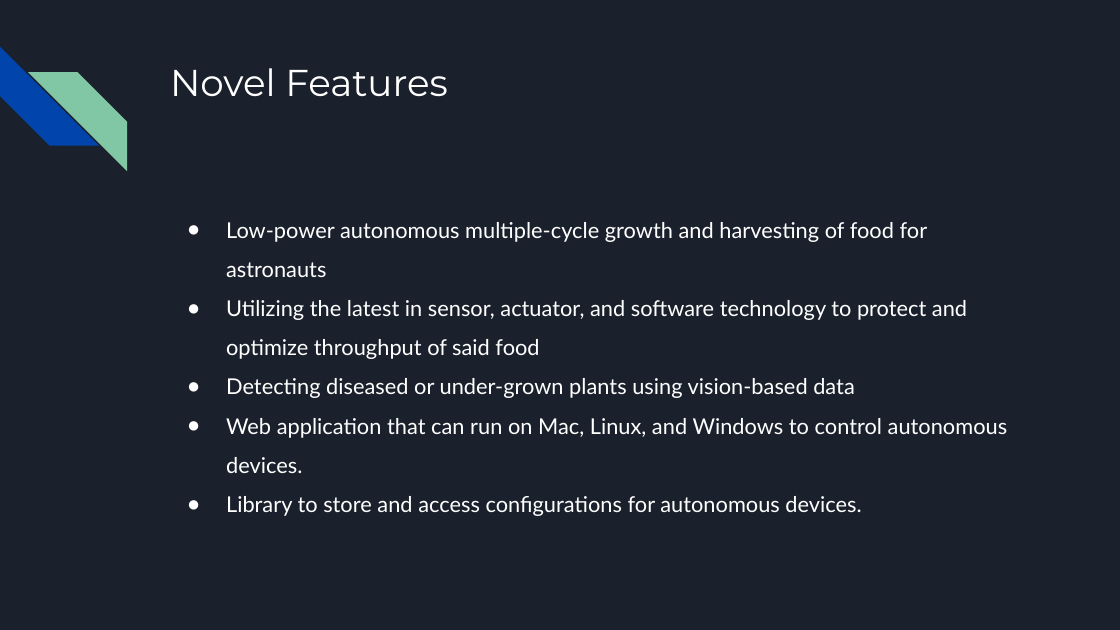
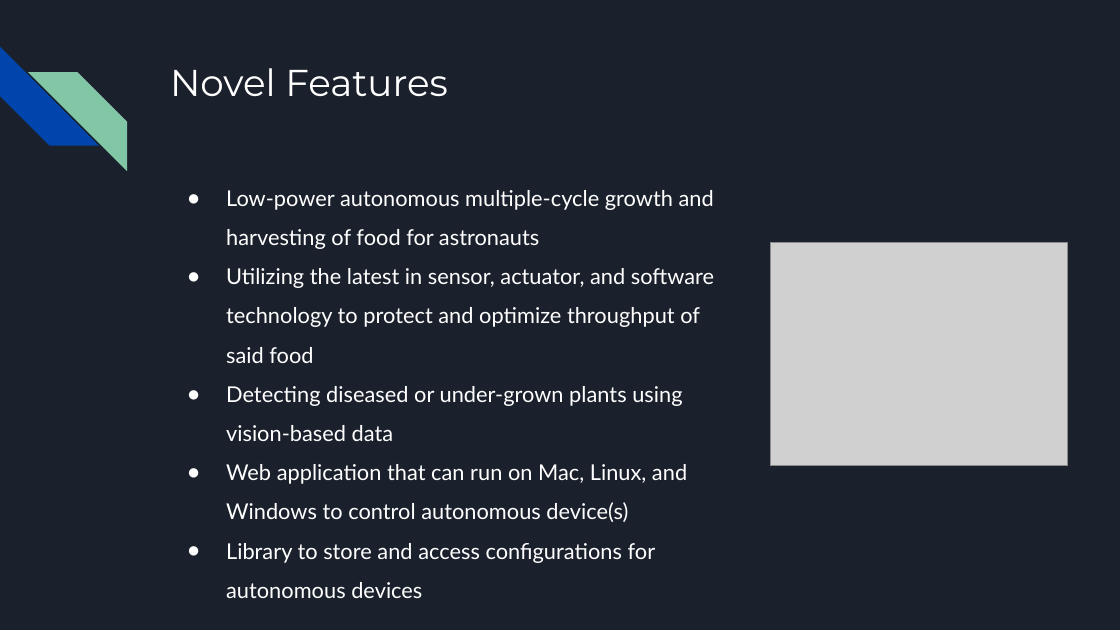
Before and after one commit to killsap/automated-multi-cycle-farming-in-space-website, a slide deck: slide 4 of docs/ProjectPlanPresentation2ndSemester.pptx (slide 8 before the commit). Drawn at 1120x630 pixels with LibreOffice and Linux fonts; fonts in the diff are those of the drawing; grey boxes stand for pictures. Boxes give left, top, right and bottom in pixels: in the first picture for what was removed or moved away, otherwise in the second. Text is boxed around its words. In the diff, an @@ line names an element or a change of style, - is before the commit and + after.

```diff
--- a/docs/ProjectPlanPresentation2ndSemester.pptx
+++ b/docs/ProjectPlanPresentation2ndSemester.pptx
@@ text "Low-power autonomous multiple-cycle growth and ..." moved from (x1=226, y1=222, x2=1008, y2=516) to (x1=226, y1=190, x2=714, y2=563) @@
@@ picture added at (x1=771, y1=243, x2=1067, y2=466) @@
@@ text at (x1=226, y1=464, x2=687, y2=563): text changed @@
-● Web application that can run on Mac, Linux, and Windows to control autonomous devices.
-● Library to store and access configurations for autonomous devices.
+● Web application that can run on Mac, Linux, and Windows to control autonomous device(s)
+● Library to store and access configurations for autonomous devices
```
Also in this commit, not shown: 8 other slides changed, 6 slides added, 1 slide removed.
